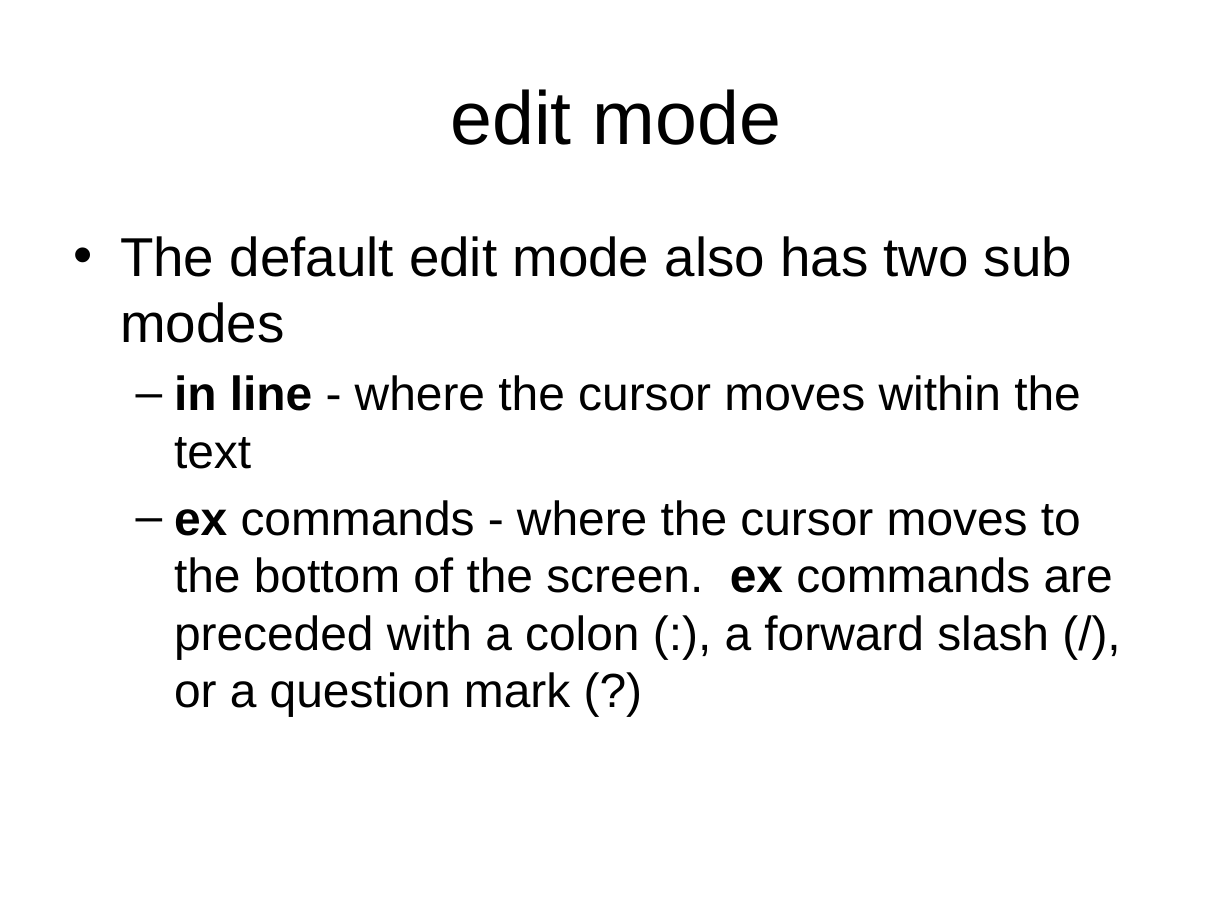
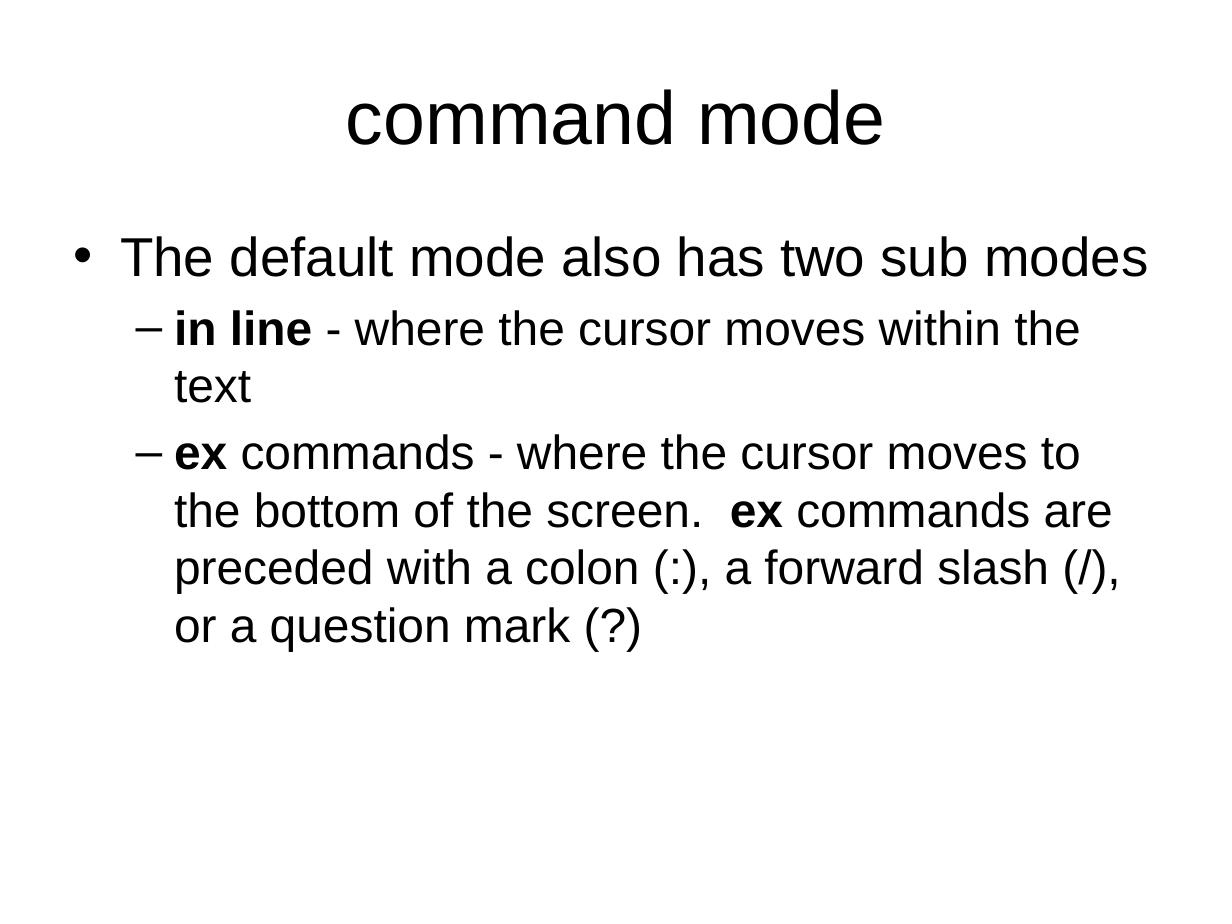
Before and after one commit to jb23lm87/OS-prednasky, a slide deck: slide 12 of LC UNIX/vi editor 1.pptx. Drawn at 1232x924 pixels with LibreOffice and Linux fonts; fonts in the diff are those of the drawing. Boxes give left, top, right and bottom in pixels: in the first picture for what was removed or moved away, otherwise in the second. Text is boxed around its words. In the diff, an @@ line names an element or a change of style, - is before the commit and + after.

```diff
--- a/LC UNIX/vi editor 1.pptx
+++ b/LC UNIX/vi editor 1.pptx
@@ title at [346, 89, 885, 145]: text changed @@
-edit mode
+command mode
@@ text at [120, 236, 1148, 277]: text changed @@
-• The default edit mode also has two sub modes
+• The default mode also has two sub modes
```
Also in this commit, not shown: 13 other slides changed, 1 slide added, 1 slide removed.
